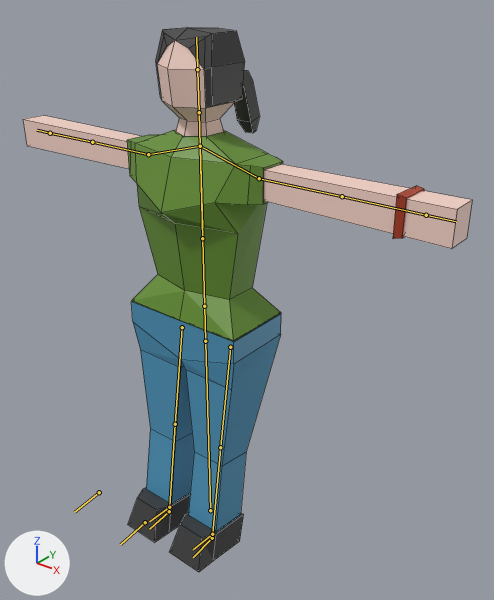
The Blender file scenes/elaine_1.blend, before and after one commit.
Before and after are seen from a camera (50 mm lens) standing at (1.61, -1.75, 2.21) and looking at (0.12, 0.11, 1.06). The axes (+X, +Y, +Z) are drawn at lower left. The lights are the same throughout. Both versions are drawn at frame 1 of the action '0TPose'; the numbers are the values there. The bones that bend it are drawn over the model as lines. Mesh edges are drawn as thin lines.

Names of what the first picture shows: 'ShoesBlack'.
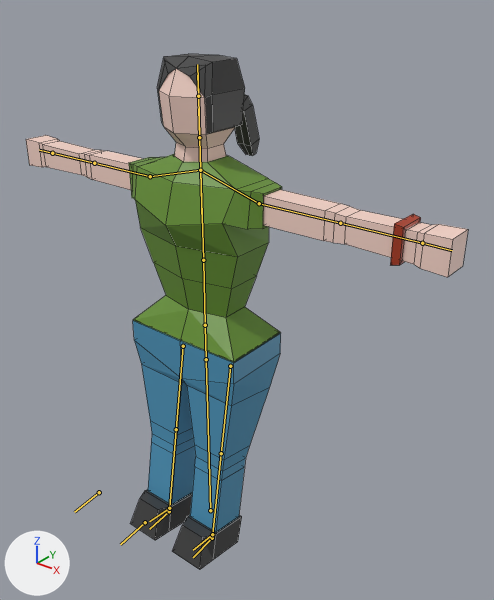
Boxes [x1, y1, x2, y2] around the edits, measured in the pictures (494 x 600 px):
'ShoesBlack', posed
    before: [23, 27, 472, 572]
    after: [26, 54, 468, 570]
bone 'Anchor', root to tip
    before: (210, 510) to (205, 341)
    after: (210, 510) to (206, 359)
bone 'Waist', root to tip
    before: (204, 306) to (202, 238)
    after: (205, 325) to (203, 260)
bone 'Neck', root to tip
    before: (200, 146) to (199, 112)
    after: (200, 170) to (199, 137)
bone 'Breast', root to tip
    before: (200, 146) to (202, 228)
    after: (200, 170) to (202, 223)
bone 'Thigh.L', root to tip
    before: (230, 347) to (220, 447)
    after: (230, 366) to (221, 453)
bone 'Calf.L', root to tip
    before: (220, 447) to (212, 534)
    after: (221, 453) to (212, 534)
bone 'Thigh.R', root to tip
    before: (182, 327) to (175, 424)
    after: (183, 346) to (176, 429)
bone 'Calf.R', root to tip
    before: (175, 424) to (169, 507)
    after: (176, 429) to (169, 508)

What the commit changed:
Bone 'Anchor' (bone_anchor) is rescaled from (1.11, 1.11, 1.11) to (1.0, 1.0, 1.0).
Bone 'Waist' (bone_waist) is rescaled from (0.76, 1.0, 0.76) to (0.64, 1.0, 0.64).
Bone 'Neck' (bone_neck) is rescaled from (0.83, 1.0, 0.83) to (1.0, 1.0, 1.0).
Bone 'Breast' (bone_breast) is rescaled from (0.34, 1.06, 1.28) to (0.66, 0.69, 1.08).
Bone 'Thigh.L' (bone_thigh_l) is rescaled from (1.0, 1.14, 1.0) to (1.0, 1.0, 1.0).
Bone 'Calf.L' (bone_calf_l) is rescaled from (1.07, 1.07, 1.07) to (1.0, 1.0, 1.0).
Bone 'Thigh.R' (bone_thigh_r) is rescaled from (1.0, 1.14, 1.0) to (1.0, 1.0, 1.0).
Bone 'Calf.R' (bone_calf_r) is rescaled from (1.07, 1.07, 1.07) to (1.0, 1.0, 1.0).
